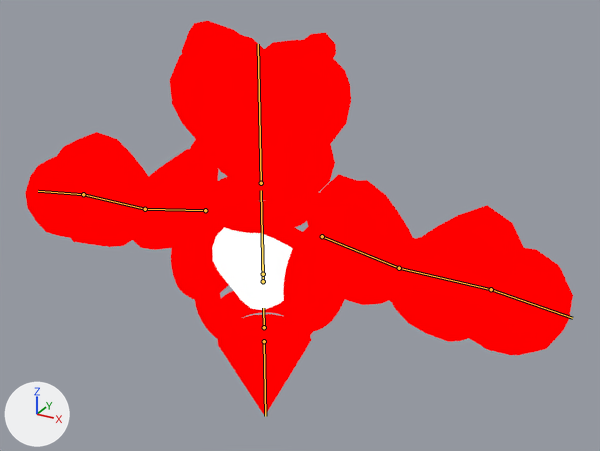
One commit to the Blender file Assets/Models/Entities/HeartBreaker/HeartBreaker.blend: the scene before it, then after it.
One viewpoint serves both versions: a 50 mm camera at (2.28, -3.7, 3.28) aimed at (0.22, 0.06, 1.4). Every picture has the same lights, and +X, +Y and +Z are marked at lower left. The bones that bend it are drawn over the model as lines.

Objects in the first picture: 'BézierCircle', 'BézierCircle.001', 'BézierCircle.002', 'Sphere'.
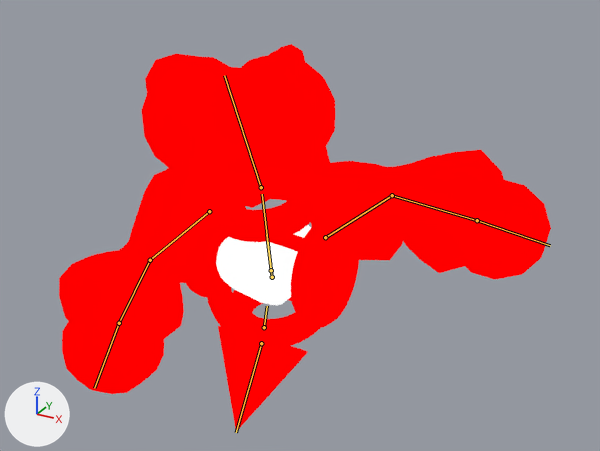
The newer file adds an action. The first version stands in its rest pose; the second is drawn at frame 1 of the action 'Heartbreaker_Pose'.

Pixel boxes [x1, y1, x2, y2] of what changed, in the pictures (600 x 451 px):
'BézierCircle.002', posed (10% narrower, 9% taller): before [25, 132, 573, 355]; after [59, 150, 551, 394]
'BézierCircle.001', posed (7% wider): before [170, 21, 351, 194]; after [142, 44, 335, 208]
'BézierCircle', posed: before [171, 177, 345, 415]; after [185, 195, 359, 430]
'Sphere', posed: before [212, 227, 293, 310]; after [216, 225, 311, 305]
bone 'Hip', root to tip: before (264, 327) to (263, 308); after (264, 327) to (267, 306)
bone 'Tail', root to tip: before (264, 341) to (265, 416); after (261, 343) to (236, 432)
bone 'Torso', root to tip: before (263, 281) to (261, 190); after (272, 277) to (262, 194)
bone 'Head', root to tip: before (261, 183) to (258, 44); after (261, 187) to (224, 75)
bone 'Shoulder.L', root to tip: before (322, 236) to (399, 268); after (325, 237) to (392, 195)
bone 'Forearm.L', root to tip: before (399, 268) to (491, 289); after (392, 195) to (477, 220)
bone 'Shoulder.R', root to tip: before (205, 210) to (145, 209); after (209, 211) to (150, 260)
bone 'Forearm.R', root to tip: before (145, 209) to (83, 194); after (150, 260) to (119, 323)
bone 'Cage', root to tip: before (263, 274) to (262, 234); after (271, 270) to (266, 234)

What the commit changed:
Bone 'Hip' (bone_hip) turns from (0, 0, 0) to (-19, 0, 0) degrees about its own x, y and z.
Bone 'Tail' (bone_tail) turns from (0, 0, 0) to (0, 0, 15) degrees about its own x, y and z.
Bone 'Torso' (bone_torso) turns from (0, 0, 0) to (29, 0, 0) degrees about its own x, y and z.
Bone 'Head' (bone_head) turns from (0, 0, 0) to (16, 17, 5) degrees about its own x, y and z.
Bone 'Shoulder.L' (bone_shoulder_l) turns from (0, 0, 0) to (-66, 25, -9) degrees about its own x, y and z.
Bone 'Forearm.L' (bone_forearm_l) turns from (0, 0, 0) to (57, 0, 0) degrees about its own x, y and z.
Bone 'Shoulder.R' (bone_shoulder_r) turns from (0, 0, 0) to (41, -21, 13) degrees about its own x, y and z.
Bone 'Forearm.R' (bone_forearm_r) turns from (0, 0, 0) to (57, 0, 0) degrees about its own x, y and z.
Bone 'Cage' (bone_cage) turns from (0, 0, 0) to (0, 47, 0) degrees about its own x, y and z.
